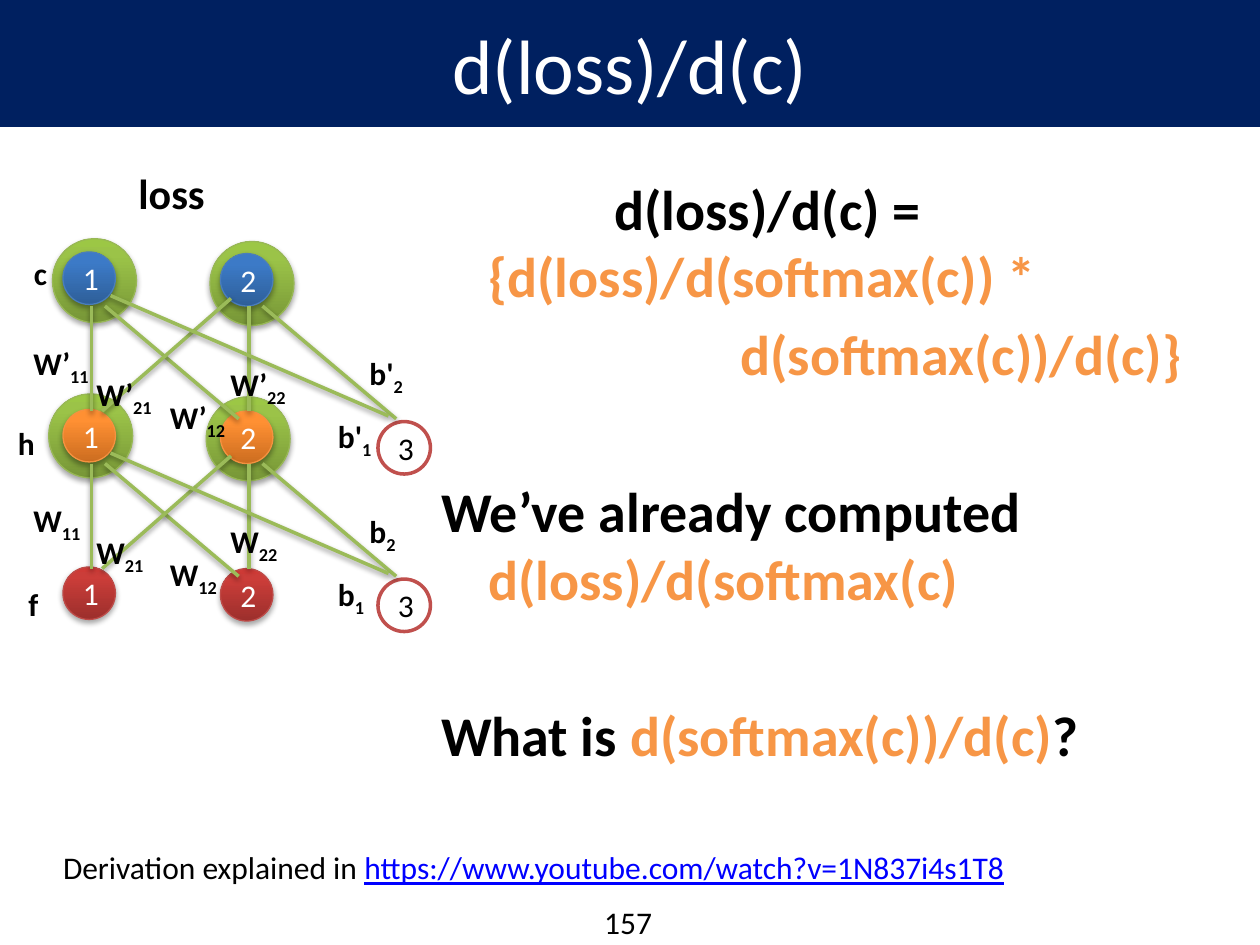
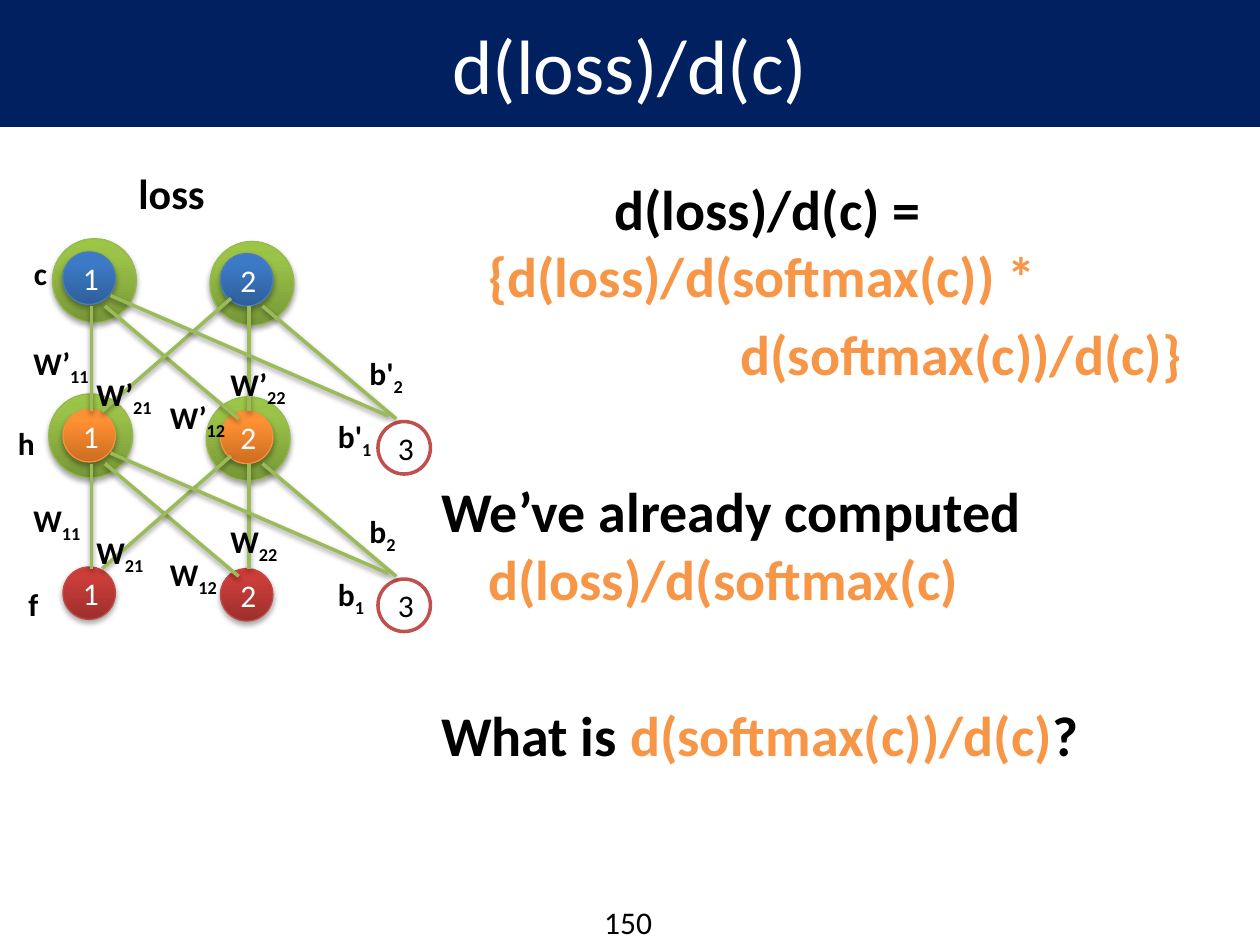
Before and after one commit to aiaioo/DeepLearningBasicsTutorial, a slide deck: slide 150 of DeepLearningBasics.pptx (slide 157 before the commit). Drawn at 1260x945 pixels with LibreOffice and Linux fonts; fonts in the diff are those of the drawing; background and template pictures are left out. Boxes give left, top, right and bottom in pixels: in the first picture for what was removed or moved away, otherwise in the second. Text is boxed around its words. In the diff, an @@ line names an element or a change of style, - is before the commit and + after.

```diff
--- a/DeepLearningBasics.pptx
+++ b/DeepLearningBasics.pptx
@@ text removed at [63, 857, 1003, 885] @@
-Derivation explained in https://www.youtube.com/watch?v=1N837i4s1T8
@@ page number at [604, 913, 652, 935]: text changed @@
-157
+150
```
Also in this commit, not shown: 29 other slides changed, 3 slides added, 10 slides removed.
